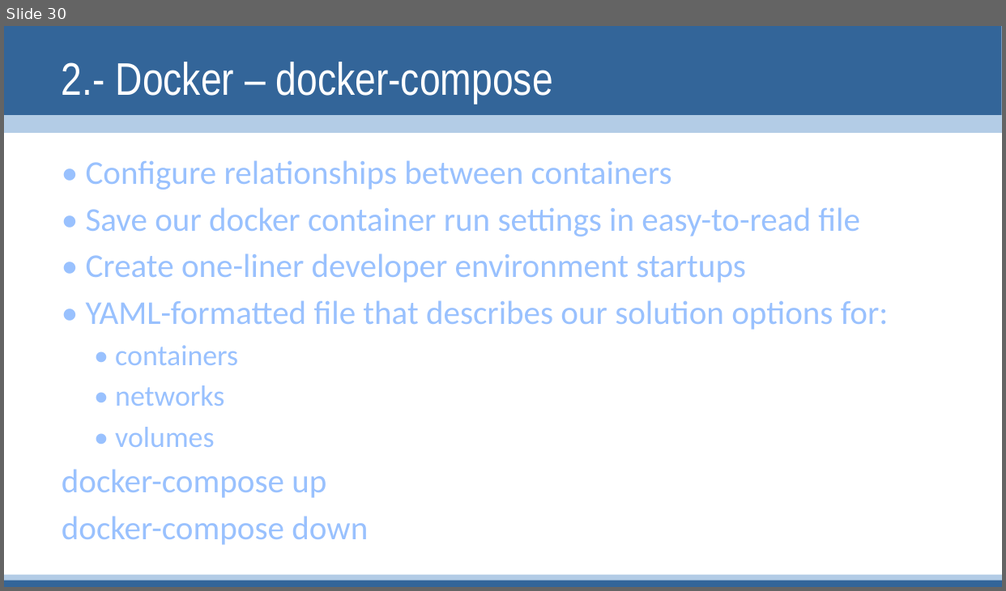
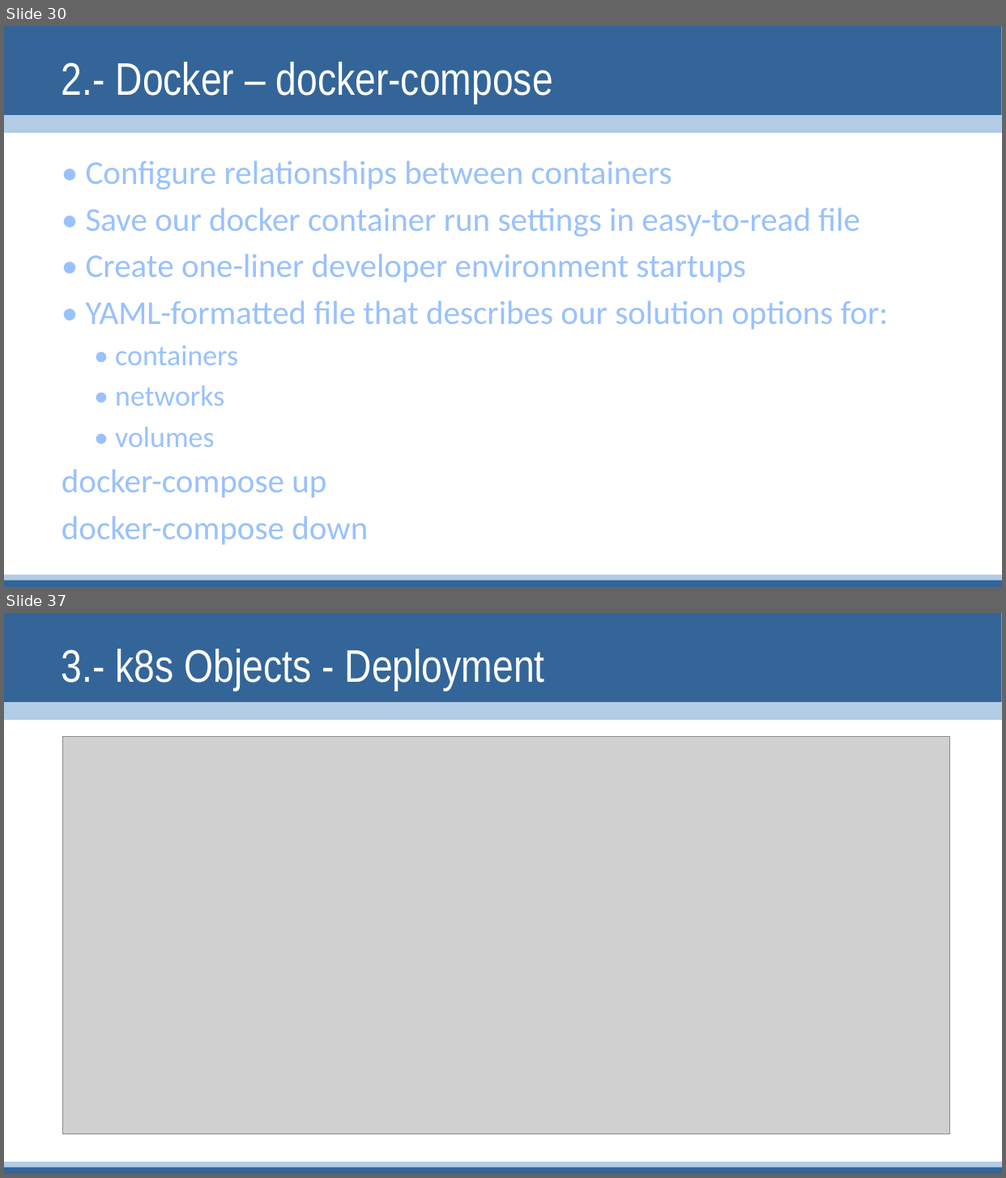
Before and after one commit to linuxsapiens/curso_kubernetes, a slide deck: Kubernetes2.pptx. Shown one above the other, each under a label of ours: slide 30 before the commit, slides 30 and 37 after it; the slides between them are not shown. The pictures are 1006x591 and 1006x1178 pixels, drawn with LibreOffice and Linux fonts; fonts in the diff are those of the drawing; grey boxes stand for pictures. Boxes give left, top, right and bottom in pixels: in the first picture for what was removed or moved away, otherwise in the second. Text is boxed around its words. In the diff, an @@ line names an element or a change of style, - is before the commit and + after.

Commit message:
3 k8s Objects

```diff
--- a/Kubernetes2.pptx
+++ b/Kubernetes2.pptx
@@ slide 37 added at <box>4,613,1002,1174</box>, background #FFFFFF; not listed: 4 template elements that a slide beside it also shows @@
@@ title added at <box>62,649,545,690</box>, 44 pt, text #FFFFFF @@
+3.- k8s Objects - Deployment
@@ picture added at <box>62,736,949,1134</box> @@
```
Also in this commit, not shown: 8 other slides added, 9 other files.
